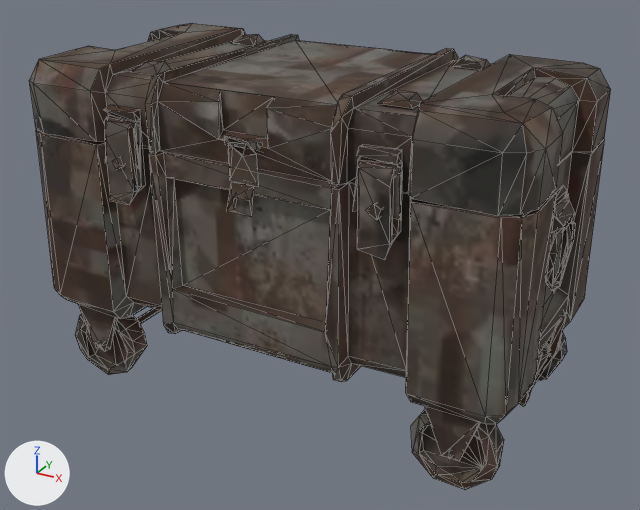
A saved change to the glTF model packages/client/public/models/capture.supply_crate.glb.
Rendered twice from a 50 mm lens placed at (0.689, -1.234, 0.862), pointed at (0.017, -0.011, 0.251). Every picture has the same lights, and +X, +Y and +Z are marked at lower left. The older version comes first. Mesh edges are drawn as thin lines. Where no turn or scale is listed for an object, it has been applied to the vertices. Vertices at exactly the same position are counted once.

The older version as bpy lines, for what is in view:
```python
me_body = bpy.data.meshes.new('body')
me_body.from_pydata(...)  # 999 vertices, 1802 faces; spans x -0.425..0.425, y -0.233..0.233, z -0.291..0.291
me_body.materials.append(mat_meshy)  # picture img_albedo
ob_body = bpy.data.objects.new('body', me_body)
ob_body.location = (0.0, 0.002, 0.291)
```
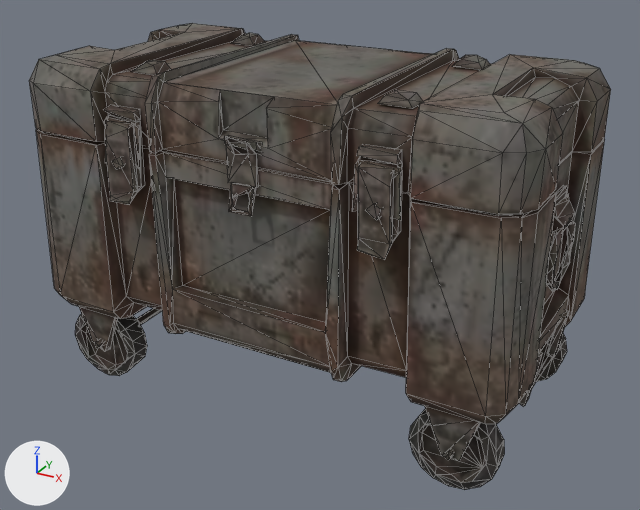
The newer file is also rescaled (x1.189) as a whole; pictures and numbers use the older file's frame.

Patch to the scene script:
```diff
--- a/packages/client/public/models/capture.supply_crate.glb.py
+++ b/packages/client/public/models/capture.supply_crate.glb.py
@@ me_body @@
 # used by ob_body; location = (0.0, 0.002, 0.291)
-me_body.from_pydata(...)  # 999 vertices, 1802 faces; spans x -0.425..0.425, y -0.233..0.233, z -0.291..0.291
+me_body.from_pydata(...)  # 1121 vertices, 2051 faces; spans x -0.425..0.425, y -0.236..0.233, z -0.291..0.291
+# me_body part 1: 2 vertices removed from x 0.423, y 0.001..0.031, z -0.012..0.08; 49 vertices added at x 0.146..0.424, y -0.219..0.233, z -0.291..0.291
+# me_body part 2: 7 vertices removed from x -0.417..0.001, y -0.225..0.059, z 0.015..0.199; 37 vertices added at x -0.425..0.385, y -0.236..0.059, z 0.026..0.291
+# me_body part 3: 1 vertex removed from x -0.334, y -0.164, z -0.23; 41 vertices added at x -0.419..-0.15, y -0.218..0.206, z -0.286..-0.116
+# me_body part 4: 1420 kept faces spanning x -0.425..0.425, y -0.233..0.233, z -0.291..0.291 get new texture (UV) coordinates
+# other edits to the shape of me_body do not show in these pictures
 me_body.materials.append(mat_meshy)
```

Location of each change, [x1, y1, x2, y2] in pixels of the pictures (640 x 510 px):
part 1 of me_body, built on: before [552, 222, 575, 291]; after [326, 49, 597, 490]
part 2 of me_body, built on: before [224, 136, 258, 217]; after [29, 46, 527, 260]
part 3 of me_body, built on (mostly hidden): after [61, 159, 186, 376]
part 4 of me_body, surface changed: [33, 23, 608, 490] in both
